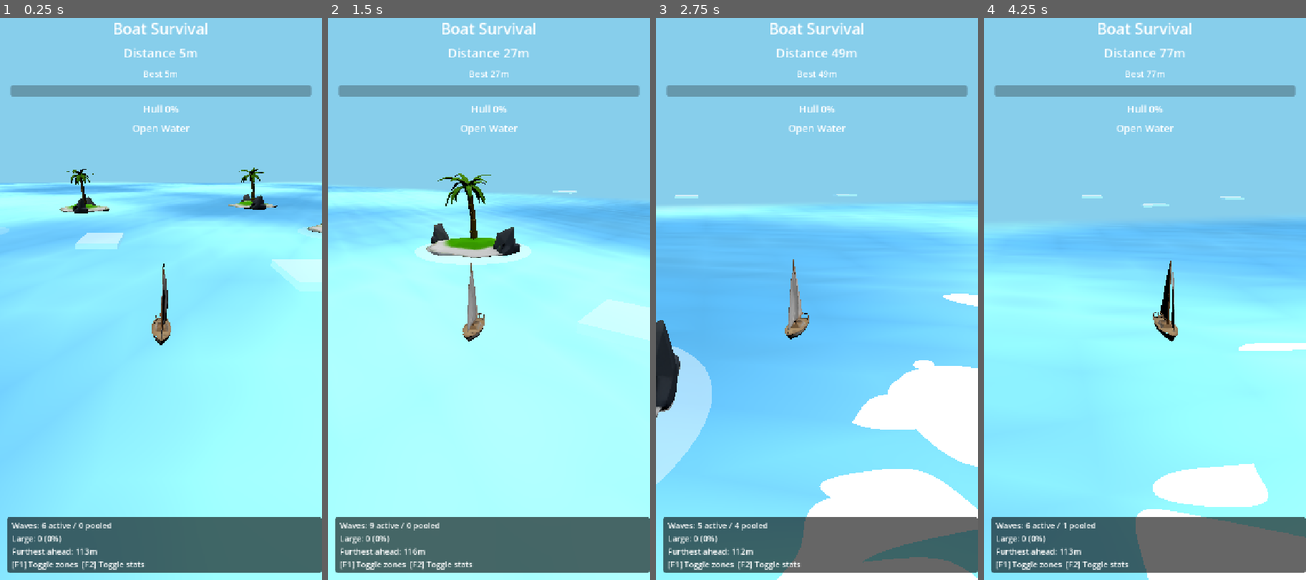
Above: before the commit, frames 1-4 (left to right).
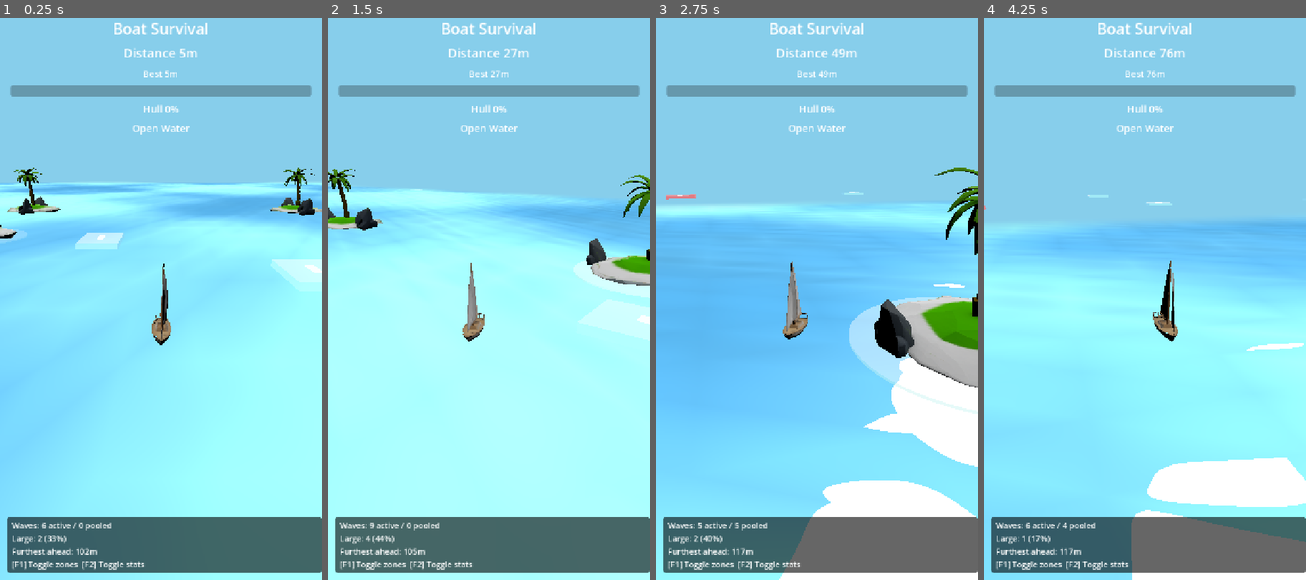
Above: after the commit, the same moments.

Repository: lseyesl/ai_game_board
Game: Godot game, scene res://scenes/main/Main.tscn
Same seed, same stepped clock (60 frames per second), same inputs: the game is played once before the commit and once after it.
Inputs (mouse positions are in pixels of both pictures, inside the frame that each line leads up to):
- Up to frame 1 (0.25 s): no input
- Up to frame 2 (1.5 s): tap Enter (ui_accept) at 0.5, 0.77 s; move the mouse to (559, 265) at 0.52 s; hold Right (ui_right) 0.53-1.25 s; tap F at 0.6 s; click (559, 265) at 0.67 s; drag from (424, 321) to (472, 405) at 1.27 s
- Up to frame 3 (2.75 s): move the mouse to (849, 169) at 2.02 s; hold Right (ui_right) from 2.03 s (still down); hold E from 2.03 s (still down)
- Up to frame 4 (4.25 s): release Right (ui_right) at 2.75 s; release E at 2.75 s; drag from (1128, 405) to (1048, 209) at 2.77 s; move the mouse to (1241, 377) at 3.52 s; hold Left (ui_left) from 3.53 s (still down); tap F at 3.6 s; tap Enter (ui_accept) at 3.77 s

The runs differ from the first frame. In frame 1, 1.8% of the frame differs, in the area x 0-100%, y 26-96%; in frame 2, 4.5%; in frame 3, 13%, in the area x 0-100%, y 26-100%; in frame 4, 2.6%.
Error before the commit: Invalid access to property or key 'lift_force' on a base object of type 'RefCounted (WaveProfile)'. (res://scripts/waves/wave_zone.gd:29)

Commit message:
feat: make wave zones passive continuous areas
Ultraworked with [Sisyphus](https://github.com/code-yeongyu/oh-my-openagent)

Co-authored-by: Sisyphus <clio-agent@sisyphuslabs.ai>

Diff:
--- a/scripts/waves/wave_spawner.gd
+++ b/scripts/waves/wave_spawner.gd
@@ -113,8 +113,9 @@
 	push_direction *= -1.0 if randf() < 0.5 else 1.0
 	var profile = WaveProfileScript.large(push_direction) if randf() < large_wave_chance else WaveProfileScript.small(push_direction)
 	if profile.is_large:
-		profile.lift_force = randf_range(4.0, 8.0)
-		profile.damage_risk = randf_range(6.0, 10.0)
+		profile.lateral_force = randf_range(5.0, 9.0)
+		profile.speed_multiplier = randf_range(0.5, 0.7)
+		profile.damage_per_second = randf_range(4.0, 8.0)
 	wave.reset_for_spawn(spawn_position, profile)
 	var drift_sign := -1.0 if randf() < 0.5 else 1.0
 	wave.configure_drift(right * drift_sign * profile.drift_speed)
--- a/scripts/waves/wave_zone.gd
+++ b/scripts/waves/wave_zone.gd
@@ -2,20 +2,19 @@
 extends Area3D
 
 const WaveProfileScript = preload("res://scripts/waves/wave_profile.gd")
-const ShipControllerScript = preload("res://scripts/ship/ship_controller.gd")
 
 var turn_push: float = 0.0
-var lift_force: float = 0.0
-var damage_risk: float = 0.0
+var lateral_force: float = 0.0
+var speed_multiplier: float = 1.0
+var damage_per_second: float = 0.0
 var is_large: bool = false
-var consumed: bool = false
 var spawner = null
 var drift_velocity: Vector3 = Vector3.ZERO
+var drift_direction: Vector3 = Vector3.ZERO
 
 
 func _ready() -> void:
 	monitoring = true
-	body_entered.connect(_on_body_entered)
 	_build_visuals()
 	set_process(true)
 
@@ -26,18 +25,23 @@
 
 func configure(profile) -> void:
 	turn_push = profile.turn_push
-	lift_force = profile.lift_force
-	damage_risk = profile.damage_risk
+	lateral_force = profile.lateral_force
+	speed_multiplier = profile.speed_multiplier
+	damage_per_second = profile.damage_per_second
 	is_large = profile.is_large
 	_update_visuals()
 
 
 func configure_drift(velocity: Vector3) -> void:
 	drift_velocity = velocity
+	if velocity.length() > 0.001:
+		drift_direction = velocity.normalized()
+	else:
+		drift_direction = Vector3.ZERO
+	_update_drift_arrow_rotation()
 
 
 func reset_for_spawn(spawn_position: Vector3, profile) -> void:
-	consumed = false
 	monitoring = true
 	position = spawn_position
 	configure(profile)
@@ -45,26 +49,10 @@
 
 
 func deactivate_to_pool() -> void:
-	consumed = true
 	monitoring = false
 	drift_velocity = Vector3.ZERO
+	drift_direction = Vector3.ZERO
 	set_process(false)
-
-
-func _on_body_entered(body: Node) -> void:
-	if consumed:
-		return
-	if body is ShipControllerScript:
-		var profile = WaveProfileScript.large(turn_push) if is_large else WaveProfileScript.small(turn_push)
-		profile.lift_force = lift_force
-		profile.damage_risk = damage_risk
-		body.apply_wave_profile(profile)
-		consumed = true
-		_fade_out_consumed()
-		if spawner != null and spawner.has_method("release_wave_to_pool"):
-			spawner.release_wave_to_pool(self)
-		else:
-			queue_free()
 
 
 func _build_visuals() -> void:
@@ -92,27 +80,58 @@
 	mesh_instance.visible = true
 	add_child(mesh_instance)
 
+	var arrow_instance := MeshInstance3D.new()
+	arrow_instance.name = "DriftArrow"
+	var arrow_mesh := BoxMesh.new()
+	arrow_mesh.size = Vector3(0.6, 0.15, 2.0)
+	arrow_instance.mesh = arrow_mesh
+	var arrow_material := StandardMaterial3D.new()
+	arrow_material.transparency = BaseMaterial3D.TRANSPARENCY_ALPHA
+	arrow_material.albedo_color = Color("#FFFFFF")
+	arrow_material.albedo_color.a = 0.9
+	arrow_instance.set_surface_override_material(0, arrow_material)
+	arrow_instance.position.y = 0.7
+	add_child(arrow_instance)
+
 
 func _update_visuals() -> void:
 	var mesh_instance := get_node_or_null("WaveMesh")
-	if mesh_instance == null:
-		return
-	var material := mesh_instance.get_active_material(0) as StandardMaterial3D
-	if material == null:
-		return
-	material.albedo_color = Color("#FF0000") if is_large else Color("#87CEEB")
-	material.albedo_color.a = 0.65
+	if mesh_instance != null:
+		var material := mesh_instance.get_active_material(0) as StandardMaterial3D
+		if material != null:
+			material.albedo_color = Color("#FF4444") if is_large else Color("#87CEEB")
+			material.albedo_color.a = 0.75 if is_large else 0.55
+		if is_large:
+			mesh_instance.scale = Vector3(1.3, 1.5, 1.2)
+		else:
+			mesh_instance.scale = Vector3.ONE
+
+	var collision_shape := get_node_or_null("CollisionShape3D")
+	if collision_shape != null and collision_shape.shape is BoxShape3D:
+		var box := collision_shape.shape as BoxShape3D
+		if is_large:
+			box.size = Vector3(5.8, 1.8, 8.4)
+		else:
+			box.size = Vector3(4.5, 1.4, 7.0)
+
+	var arrow_instance := get_node_or_null("DriftArrow")
+	if arrow_instance != null:
+		var arrow_material := arrow_instance.get_active_material(0) as StandardMaterial3D
+		if arrow_material != null:
+			arrow_material.albedo_color = Color("#FFAAAA") if is_large else Color("#FFFFFF")
+			arrow_material.albedo_color.a = 0.9
 
 
-func _fade_out_consumed() -> void:
-	var mesh_instance := get_node_or_null("WaveMesh")
-	if mesh_instance == null:
+func _update_drift_arrow_rotation() -> void:
+	var arrow_instance := get_node_or_null("DriftArrow")
+	if arrow_instance == null:
 		return
-	var material := mesh_instance.get_active_material(0) as StandardMaterial3D
-	if material == null:
+	if drift_direction.length() < 0.001:
+		arrow_instance.visible = false
 		return
-	material.albedo_color = Color("#888888")
-	material.albedo_color.a = 0.25
+	arrow_instance.visible = true
+	var angle := atan2(drift_direction.x, drift_direction.z)
+	arrow_instance.rotation_degrees.y = rad_to_deg(angle)
 
 
 func set_debug_visible(vis: bool) -> void:
--- a/tests/unit/test_wave_spawner.gd
+++ b/tests/unit/test_wave_spawner.gd
@@ -66,20 +66,23 @@
 	if spawner.get_inactive_pool_size() != 1:
 		failures.append("releasing the same wave twice should not duplicate it in the inactive pool")
 
-	# Test: reset_for_spawn resets consumed and configures profile
+	# Test: reset_for_spawn enables monitoring and configures continuous-effect profile
 	var wave_c := spawner.acquire_wave()
 	var profile = WaveProfileScript.large(0.8)
-	profile.lift_force = 5.0
-	profile.damage_risk = 7.0
+	profile.lateral_force = 7.0
+	profile.speed_multiplier = 0.6
+	profile.damage_per_second = 5.0
 	wave_c.reset_for_spawn(Vector3(3.0, 0.0, -20.0), profile)
-	if wave_c.consumed:
-		failures.append("reset_for_spawn should reset consumed to false")
+	if wave_c.monitoring == false:
+		failures.append("reset_for_spawn should enable monitoring")
 	if not is_equal_approx(wave_c.turn_push, profile.turn_push):
 		failures.append("reset_for_spawn should configure turn_push from profile")
-	if not is_equal_approx(wave_c.lift_force, profile.lift_force):
-		failures.append("reset_for_spawn should configure lift_force from profile")
-	if not is_equal_approx(wave_c.damage_risk, profile.damage_risk):
-		failures.append("reset_for_spawn should configure damage_risk from profile")
+	if not is_equal_approx(wave_c.lateral_force, profile.lateral_force):
+		failures.append("reset_for_spawn should configure lateral_force from profile")
+	if not is_equal_approx(wave_c.speed_multiplier, profile.speed_multiplier):
+		failures.append("reset_for_spawn should configure speed_multiplier from profile")
+	if not is_equal_approx(wave_c.damage_per_second, profile.damage_per_second):
+		failures.append("reset_for_spawn should configure damage_per_second from profile")
 	if wave_c.is_large != profile.is_large:
 		failures.append("reset_for_spawn should configure is_large from profile")
 
@@ -106,7 +109,6 @@
 	# Place wave at +Z = behind ship, beyond cleanup distance
 	pooled_wave.position = Vector3(0.0, 0.0, 64.0)
 	pooled_wave.configure(WaveProfileScript.small(0.5))
-	pooled_wave.consumed = false
 	cleanup_spawner.add_child(pooled_wave)
 
 	seed(4242)
@@ -154,8 +156,6 @@
 	# Test: deactivate_to_pool disables monitoring
 	var wave_d := spawner.acquire_wave()
 	wave_d.deactivate_to_pool()
-	if not wave_d.consumed:
-		failures.append("deactivate_to_pool should set consumed to true")
 	if wave_d.monitoring:
 		failures.append("deactivate_to_pool should disable monitoring")
 
@@ -172,6 +172,45 @@
 	if drift_wave.position.x <= pos_before:
 		failures.append("wave should move laterally when drift_velocity is set and _process is called")
 
+	# Test: drift_direction is exposed and normalized
+	var dir_wave := spawner.acquire_wave()
+	dir_wave._build_visuals()
+	dir_wave.configure_drift(Vector3(3.0, 0.0, -4.0))
+	if dir_wave.drift_direction.length() <= 0.0:
+		failures.append("drift_direction should be set by configure_drift")
+	if not is_equal_approx(dir_wave.drift_direction.length(), 1.0) and dir_wave.drift_direction.length() > 0.0:
+		failures.append("drift_direction should be a normalized vector")
+	var arrow := dir_wave.get_node_or_null("DriftArrow") as MeshInstance3D
+	if arrow == null:
+		failures.append("wave zone should build a DriftArrow visual indicator")
+	else:
+		if not arrow.visible:
+			failures.append("DriftArrow should be visible when drift_direction is non-zero")
+		dir_wave.configure_drift(Vector3.ZERO)
+		if arrow.visible:
+			failures.append("DriftArrow should hide when drift_direction is zero")
+
+	# Test: WaveZone is passive and does not react to body_entered directly
+	if drift_wave.has_method("_on_body_entered"):
+		failures.append("wave zone should not call ship methods from body_entered")
+
+	# Test: large waves are visually larger and use a larger collision area
+	var visual_wave := spawner.acquire_wave()
+	visual_wave._build_visuals()
+	visual_wave.configure(WaveProfileScript.large(0.6))
+	var visual_mesh := visual_wave.get_node_or_null("WaveMesh") as MeshInstance3D
+	var visual_collision := visual_wave.get_node_or_null("CollisionShape3D") as CollisionShape3D
+	if visual_mesh == null:
+		failures.append("wave visual test requires WaveMesh")
+	elif visual_mesh.scale.x <= 1.0 or visual_mesh.scale.z <= 1.0:
+		failures.append("large waves should scale the visual mesh larger than small waves")
+	if visual_collision == null or not (visual_collision.shape is BoxShape3D):
+		failures.append("wave visual test requires a BoxShape3D collision shape")
+	else:
+		var visual_box := visual_collision.shape as BoxShape3D
+		if visual_box.size.x <= 4.5 or visual_box.size.z <= 7.0:
+			failures.append("large waves should increase the collision box footprint")
+
 	# Test: deactivate_to_pool zeroes drift_velocity and stops processing
 	drift_wave.deactivate_to_pool()
 	if drift_wave.drift_velocity != Vector3.ZERO:
